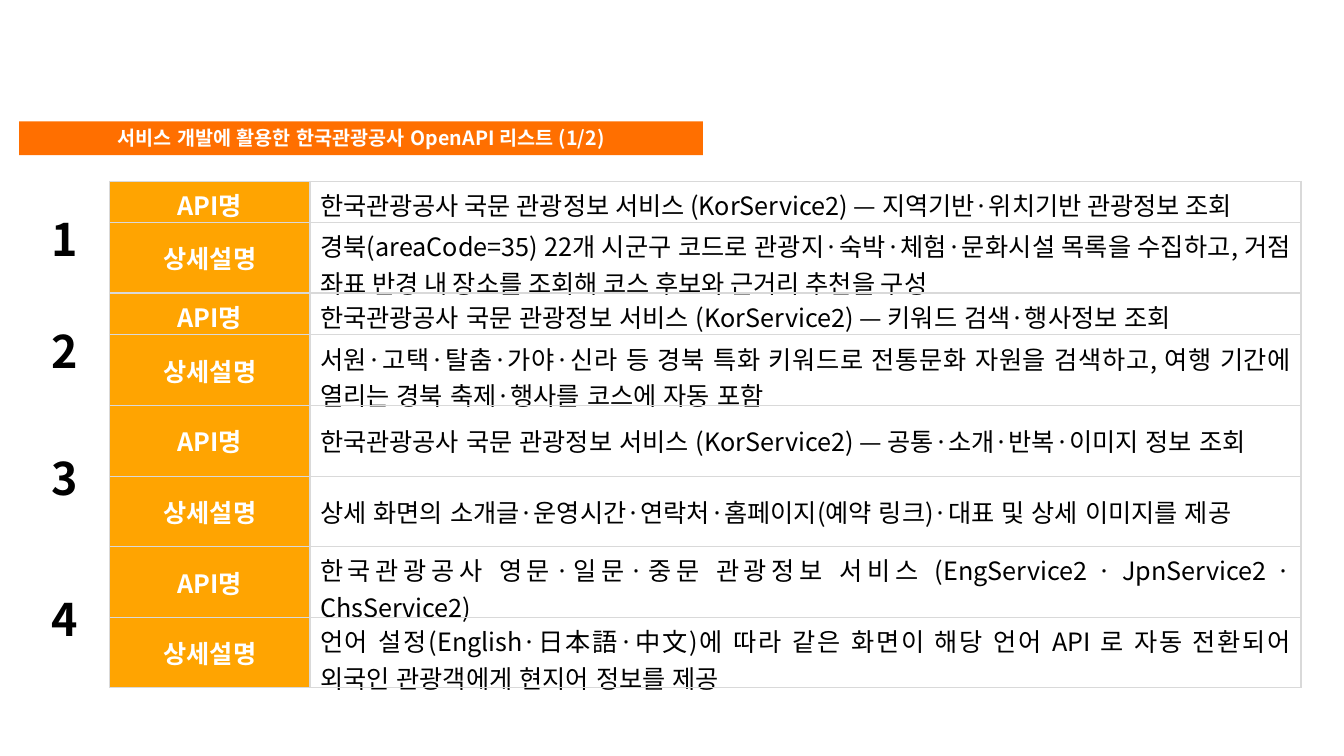
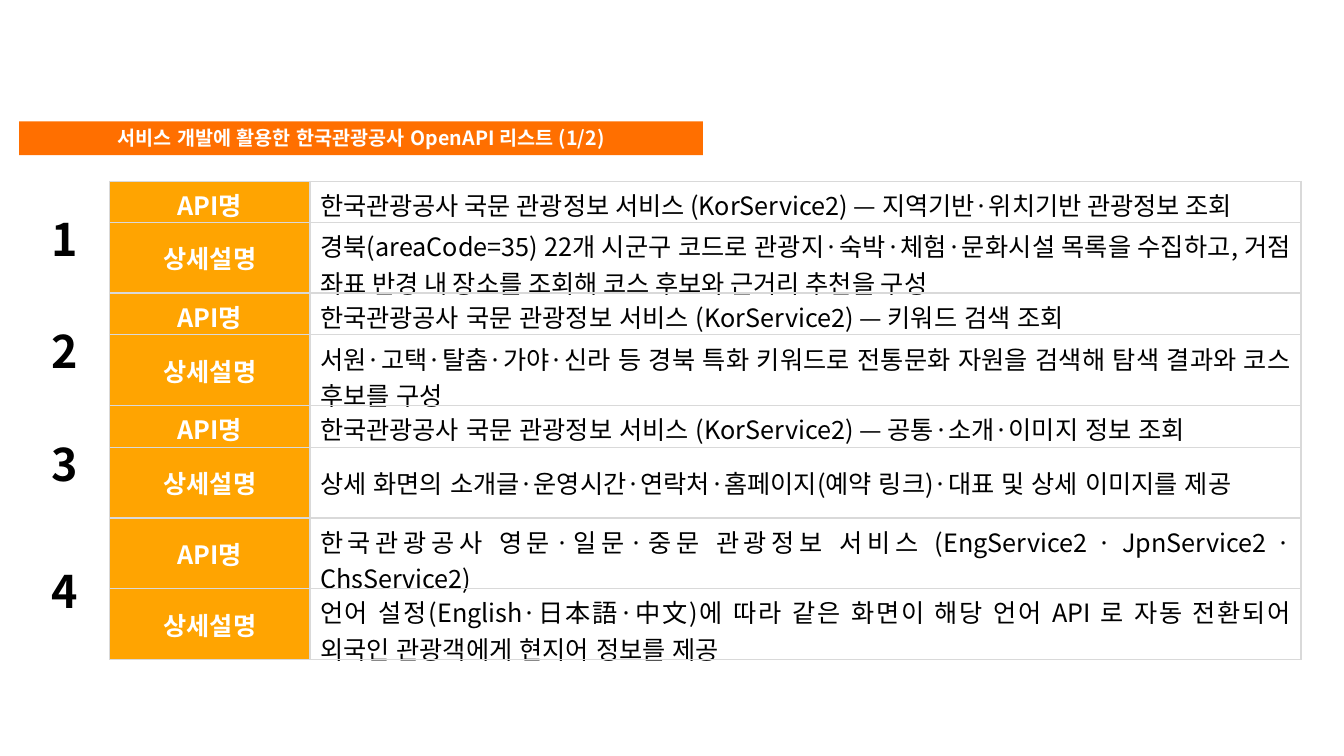
Before and after one commit to simsohyeon/StayMaru, a slide deck: slide 11 of doc/공모전/쉼마루_서비스소개서_v5.pptx. Drawn at 1344x756 pixels with LibreOffice and Linux fonts; fonts in the diff are those of the drawing; background and template pictures are left out. Boxes give left, top, right and bottom in pixels: in the first picture for what was removed or moved away, otherwise in the second. Text is boxed around its words. In the diff, an @@ line names an element or a change of style, - is before the commit and + after.

```diff
--- a/doc/공모전/쉼마루_서비스소개서_v5.pptx
+++ b/doc/공모전/쉼마루_서비스소개서_v5.pptx
@@ table at (x1=19, y1=181, x2=1302, y2=744) @@
-row 3, column 3: 한국관광공사 국문 관광정보 서비스 (KorService2) — 키워드 검색·행사정보 조회
+row 3, column 3: 한국관광공사 국문 관광정보 서비스 (KorService2) — 키워드 검색 조회
-row 4, column 3: 서원·고택·탈춤·가야·신라 등 경북 특화 키워드로 전통문화 자원을 검색하고, 여행 기간에 열리는 경북 축제·행사를 코스에 자동 포함
+row 4, column 3: 서원·고택·탈춤·가야·신라 등 경북 특화 키워드로 전통문화 자원을 검색해 탐색 결과와 코스 후보를 구성
-row 5, column 3: 한국관광공사 국문 관광정보 서비스 (KorService2) — 공통·소개·반복·이미지 정보 조회
+row 5, column 3: 한국관광공사 국문 관광정보 서비스 (KorService2) — 공통·소개·이미지 정보 조회
```
Also in this commit, not shown: 1 other slide changed, 3 other files.
